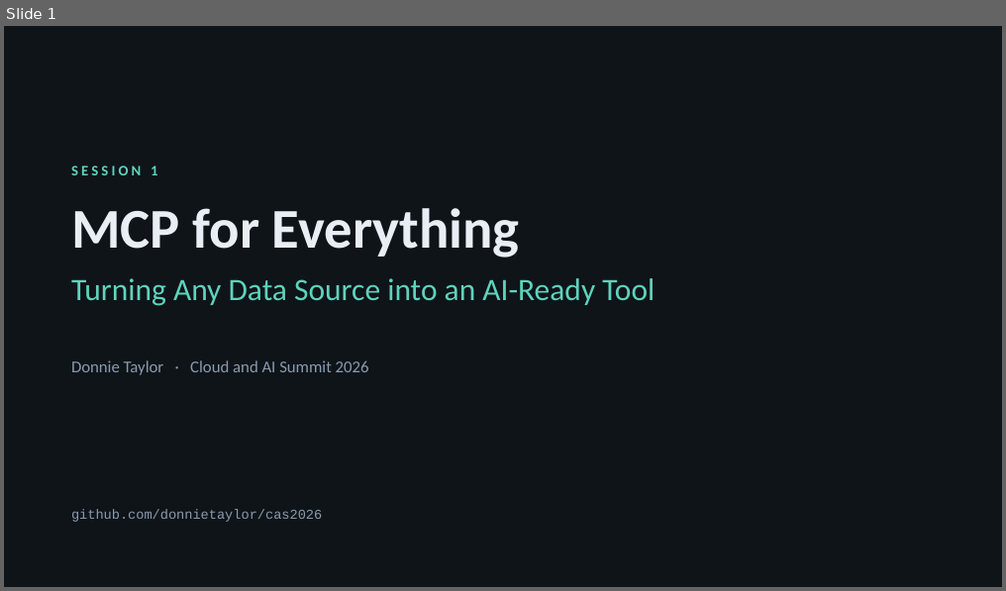
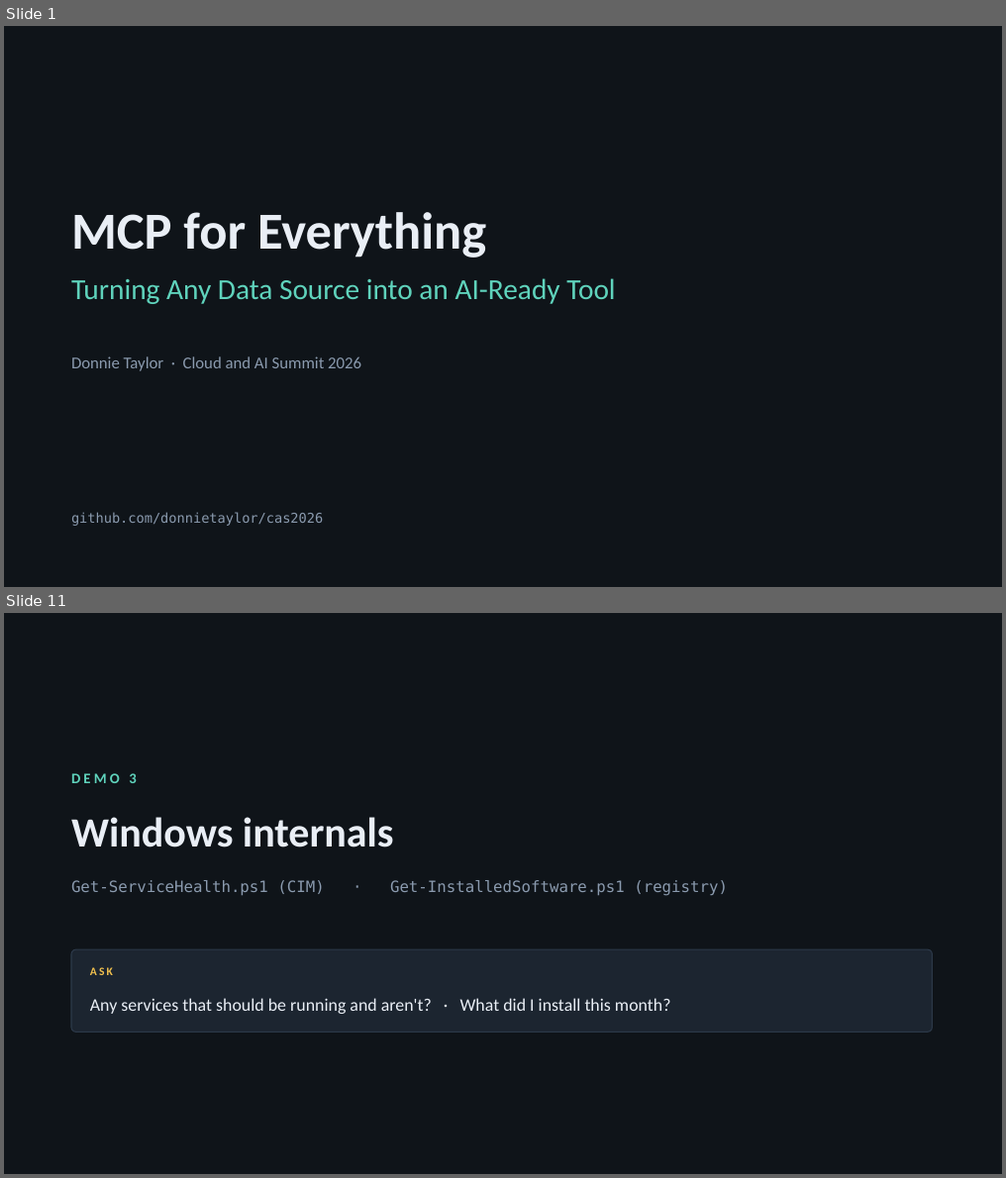
Before and after one commit to donnietaylor/cas2026, a slide deck: mcp-for-everything/slides/session1-mcp-for-everything.pptx. Shown one above the other, each under a label of ours: slide 1 before the commit, slides 1 and 11 after it; the slides between them are not shown. The pictures are 1006x591 and 1006x1178 pixels, drawn with LibreOffice and Linux fonts; fonts in the diff are those of the drawing. Boxes give left, top, right and bottom in pixels: in the first picture for what was removed or moved away, otherwise in the second. Text is boxed around its words. In the diff, an @@ line names an element or a change of style, - is before the commit and + after.

```diff
--- a/mcp-for-everything/slides/session1-mcp-for-everything.pptx
+++ b/mcp-for-everything/slides/session1-mcp-for-everything.pptx
@@ slide 11 added at (x1=4, y1=613, x2=1002, y2=1174), background #0F1419 @@
@@ text added at (x1=71, y1=773, x2=136, y2=783), 14 pt, text #5FD3BC, bold @@
+DEMO 3
@@ text added at (x1=71, y1=817, x2=394, y2=848), 40 pt, text #E9EEF5, bold @@
+Windows internals
@@ text added at (x1=71, y1=880, x2=728, y2=896), 15 pt, text #8A9AAE @@
+Get-ServiceHealth.ps1 (CIM) · Get-InstalledSoftware.ps1 (registry)
@@ rounded rectangle added at (x1=71, y1=950, x2=933, y2=1032), fill #1C2530, outline #2C3949 1 pt @@
@@ text added at (x1=90, y1=967, x2=113, y2=975), 11 pt, text #F2C14E, bold @@
+ASK
@@ text added at (x1=90, y1=998, x2=671, y2=1014), 17 pt, text #E9EEF5 @@
+Any services that should be running and aren't? · What did I install this month?
@@ slide 1 changed as well @@
@@ text removed at (x1=71, y1=166, x2=157, y2=175) @@
-SESSION 1
@@ text "MCP for Everything" at (x1=71, y1=212, x2=486, y2=258): size 54 to 50 pt @@
@@ text "Turning Any Data Source into ..." at (x1=71, y1=278, x2=615, y2=304): size 30 to 28 pt @@
@@ text "Donnie Taylor · Cloud and ..." rewrapped from (x1=71, y1=361, x2=369, y2=375) to (x1=71, y1=357, x2=361, y2=372) @@
@@ text "github.com/donnietaylor/cas2026" at (x1=71, y1=512, x2=323, y2=526): font Courier New to DejaVu Sans Mono @@
```
Also in this commit, not shown: 1 other slide changed, 18 other slides added, 15 slides removed, 23 other files.
